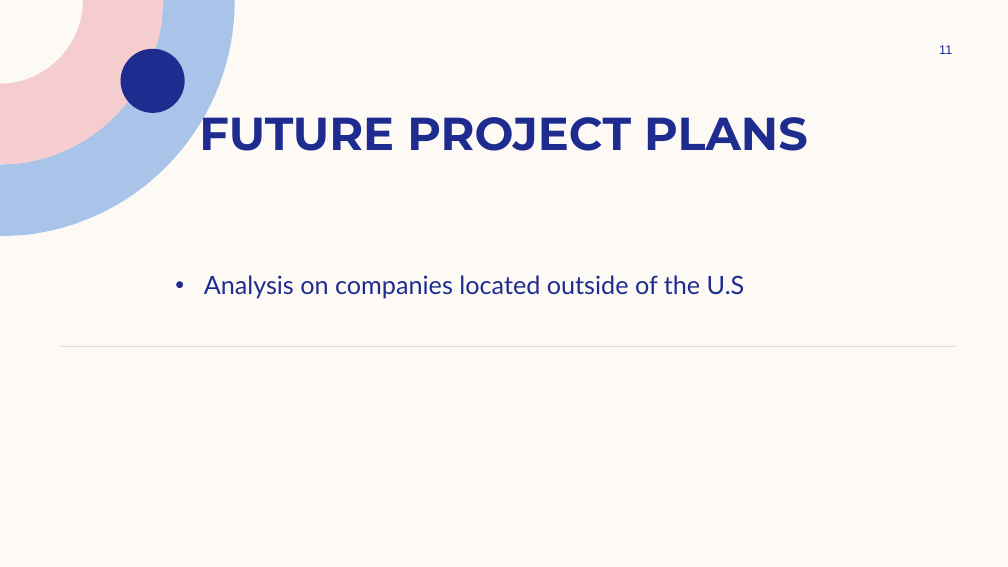
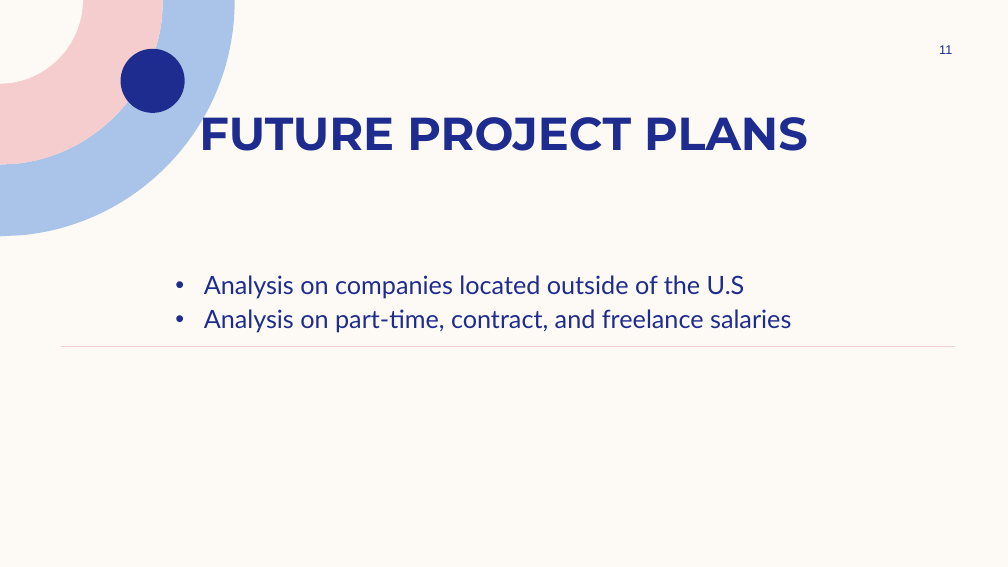
Before and after one commit to joshlynj/ds_salaries, a slide deck: slide 11 of powerpoint/Data Science Salaries from 2022-2023 pt2.pptx. Drawn at 1008x567 pixels with LibreOffice and Linux fonts; fonts in the diff are those of the drawing. Boxes give left, top, right and bottom in pixels: in the first picture for what was removed or moved away, otherwise in the second. Text is boxed around its words. In the diff, an @@ line names an element or a change of style, - is before the commit and + after.

```diff
--- a/powerpoint/Data Science Salaries from 2022-2023 pt2.pptx
+++ b/powerpoint/Data Science Salaries from 2022-2023 pt2.pptx
@@ text at (x1=204, y1=309, x2=791, y2=333): paragraph added @@
+• Analysis on part-time, contract, and freelance salaries
```
Also in this commit, not shown: 2 other files.
